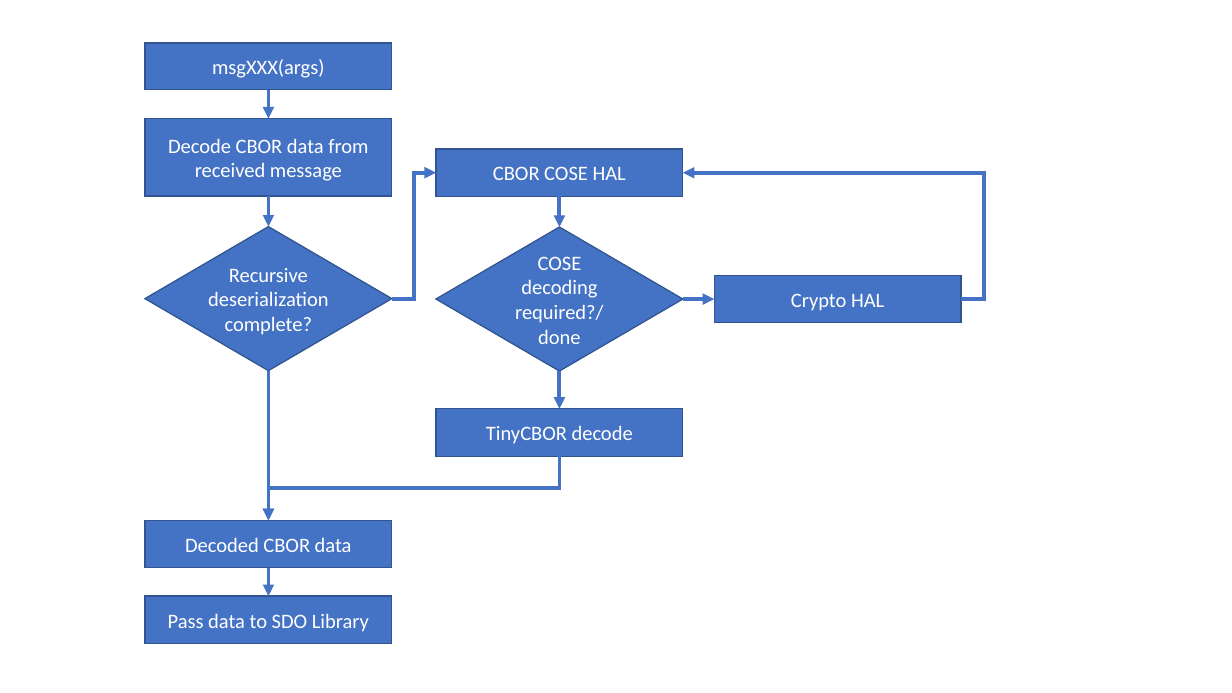
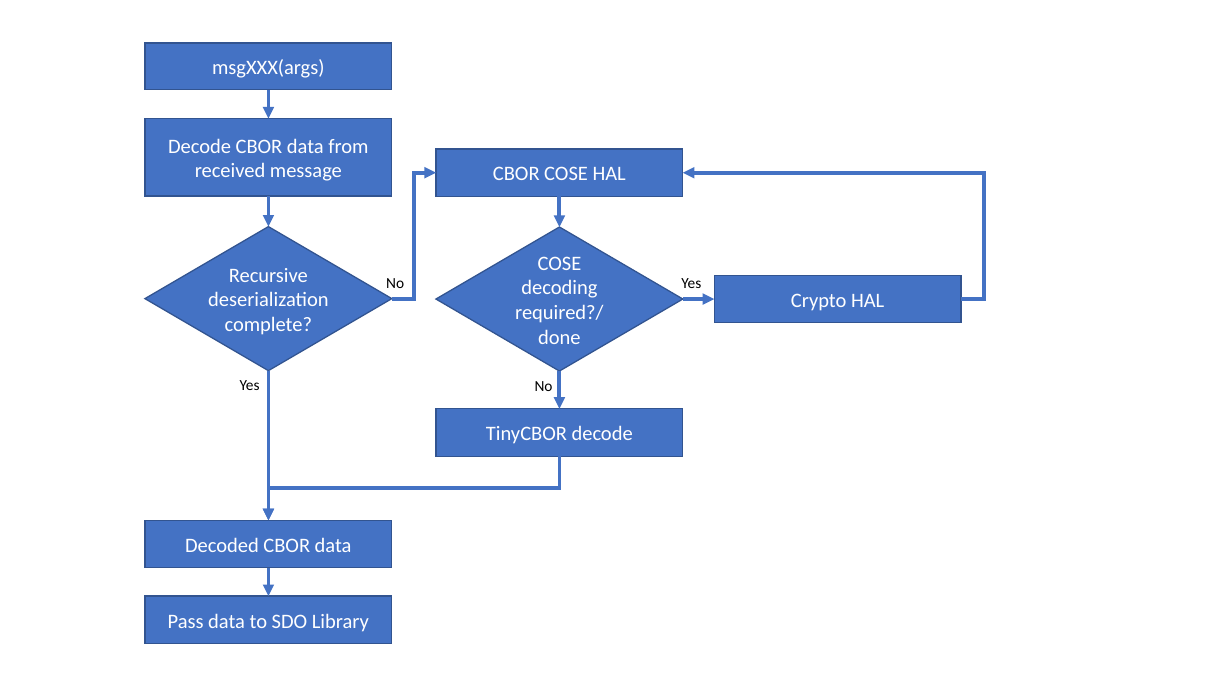
Before and after one commit to trbehera/docs, a slide deck: slide 6 of resources/image-sources/Client SDK FIDOIOT Figures.pptx. Drawn at 1232x693 pixels with LibreOffice and Linux fonts; fonts in the diff are those of the drawing. Boxes give left, top, right and bottom in pixels: in the first picture for what was removed or moved away, otherwise in the second. Text is boxed around its words. In the diff, an @@ line names an element or a change of style, - is before the commit and + after.

```diff
--- a/resources/image-sources/Client SDK FIDOIOT Figures.pptx
+++ b/resources/image-sources/Client SDK FIDOIOT Figures.pptx
@@ text added at bbox=[386, 278, 404, 288], 12 pt, text #000000 @@
+No
@@ text added at bbox=[681, 278, 701, 288], 12 pt, text #000000 @@
+Yes
@@ text added at bbox=[240, 380, 260, 390], 12 pt, text #000000 @@
+Yes
@@ text added at bbox=[535, 381, 553, 391], 12 pt, text #000000 @@
+No
```
Also in this commit, not shown: 2 other slides changed, 2 other files.
